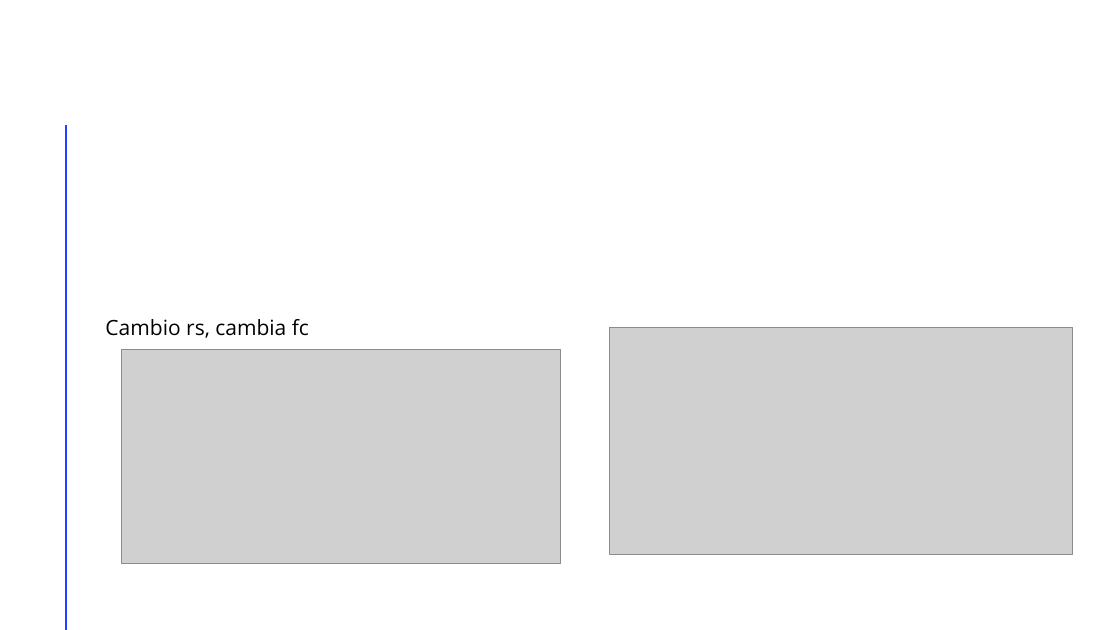
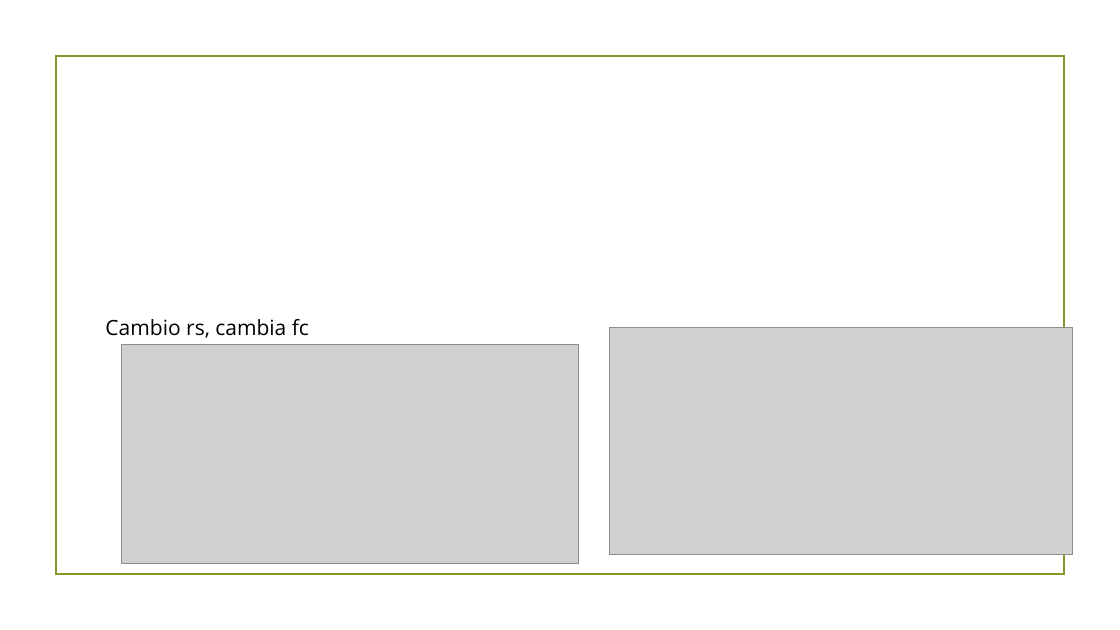
Before and after one commit to RiccardoSC2050/Progetto-sistemi-elettronici, a slide deck: slide 55 of presentazione/demoCompleta.pptx (slide 46 before the commit). Drawn at 1120x630 pixels with LibreOffice and Linux fonts; fonts in the diff are those of the drawing; grey boxes stand for pictures; background and template pictures are left out. Boxes give left, top, right and bottom in pixels: in the first picture for what was removed or moved away, otherwise in the second. Text is boxed around its words. In the diff, an @@ line names an element or a change of style, - is before the commit and + after.

```diff
--- a/presentazione/demoCompleta.pptx
+++ b/presentazione/demoCompleta.pptx
@@ rectangle added at (x1=55, y1=56, x2=1064, y2=575), outline #83992A 1.25 pt @@
@@ line removed from (66, 126) to (66, 630) @@
@@ picture resized from (x1=122, y1=350, x2=560, y2=565) to (x1=122, y1=344, x2=579, y2=564) @@
```
Also in this commit, not shown: 57 other slides changed, 13 slides added, 3 slides removed, 13 other files.
